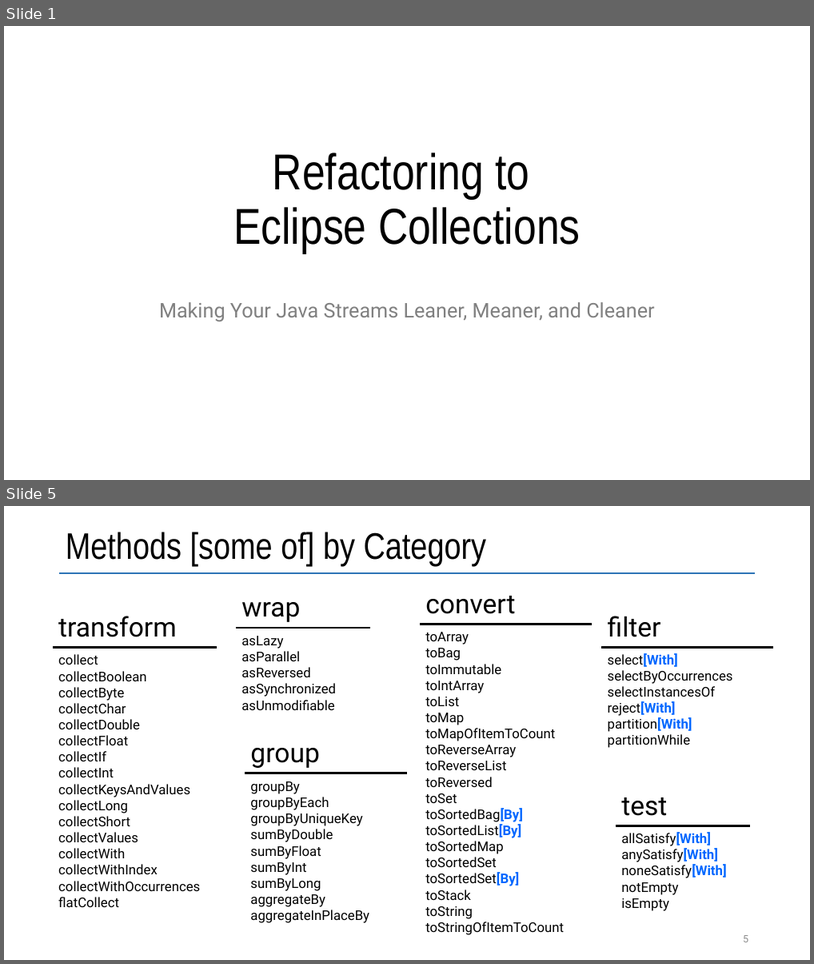
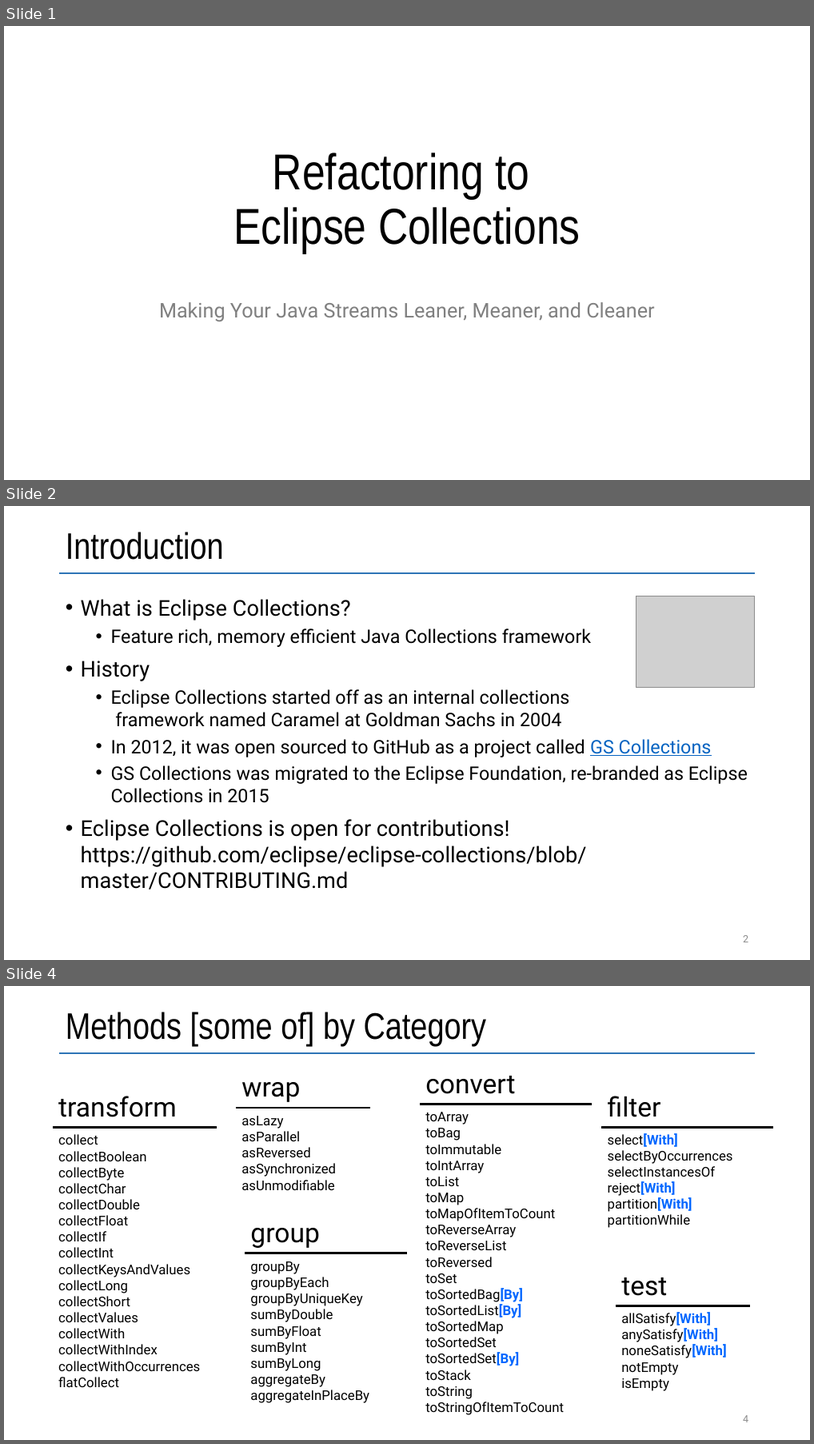
Before and after one commit to vmzakharov/refactor-to-ec, a slide deck: docs/RefactorToEcIntro.pptx. Shown one above the other, each under a label of ours: slides 1 and 5 before the commit, slides 1, 2 and 4 after it; the slides between them are not shown. The pictures are 814x964 and 814x1444 pixels, drawn with LibreOffice and Linux fonts; fonts in the diff are those of the drawing; grey boxes stand for pictures. Boxes give left, top, right and bottom in pixels: in the first picture for what was removed or moved away, otherwise in the second. Text is boxed around its words. In the diff, an @@ line names an element or a change of style, - is before the commit and + after.

```diff
--- a/docs/RefactorToEcIntro.pptx
+++ b/docs/RefactorToEcIntro.pptx
@@ slide 2 added at [4,506,810,960], background #FFFFFF; not listed: 1 template element that a slide beside it also shows @@
@@ title added at [66,532,224,560], 44 pt, text #000000 @@
+Introduction
@@ text added at [81,599,748,889], 22.2 pt, text #000000 @@
+• What is Eclipse Collections?
+  • Feature rich, memory efficient Java Collections framework
+• History
+  • Eclipse Collections started off as an internal collections
+    framework named Caramel at Goldman Sachs in 2004
+  • In 2012, it was open sourced to GitHub as a project called GS Collections
+  • GS Collections was migrated to the Eclipse Foundation, re-branded as Eclipse Collections in 2015
+• Eclipse Collections is open for contributions! https://github.com/eclipse/eclipse-collections/blob/ master/CONTRIBUTING.md
@@ picture added at [636,596,755,687] @@
@@ page number added at [743,935,749,942], 12 pt, text #8C8C8C @@
+2
@@ what was slide 5 is now slide 4 @@
@@ page number at [743,1415,749,1422]: text changed @@
-5
+4
```
Also in this commit, not shown: 1 slide changed, 2 slides removed.
